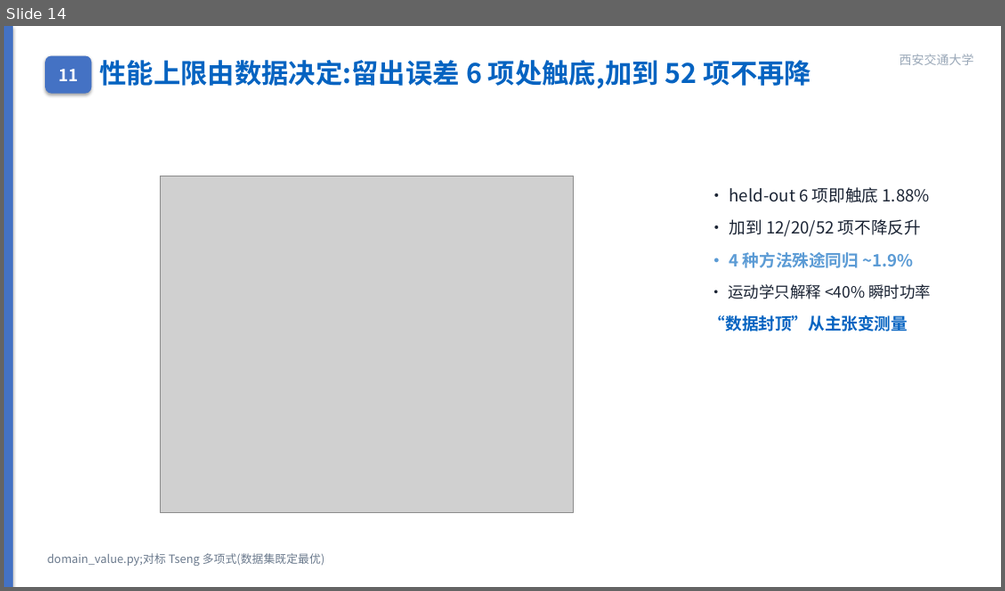
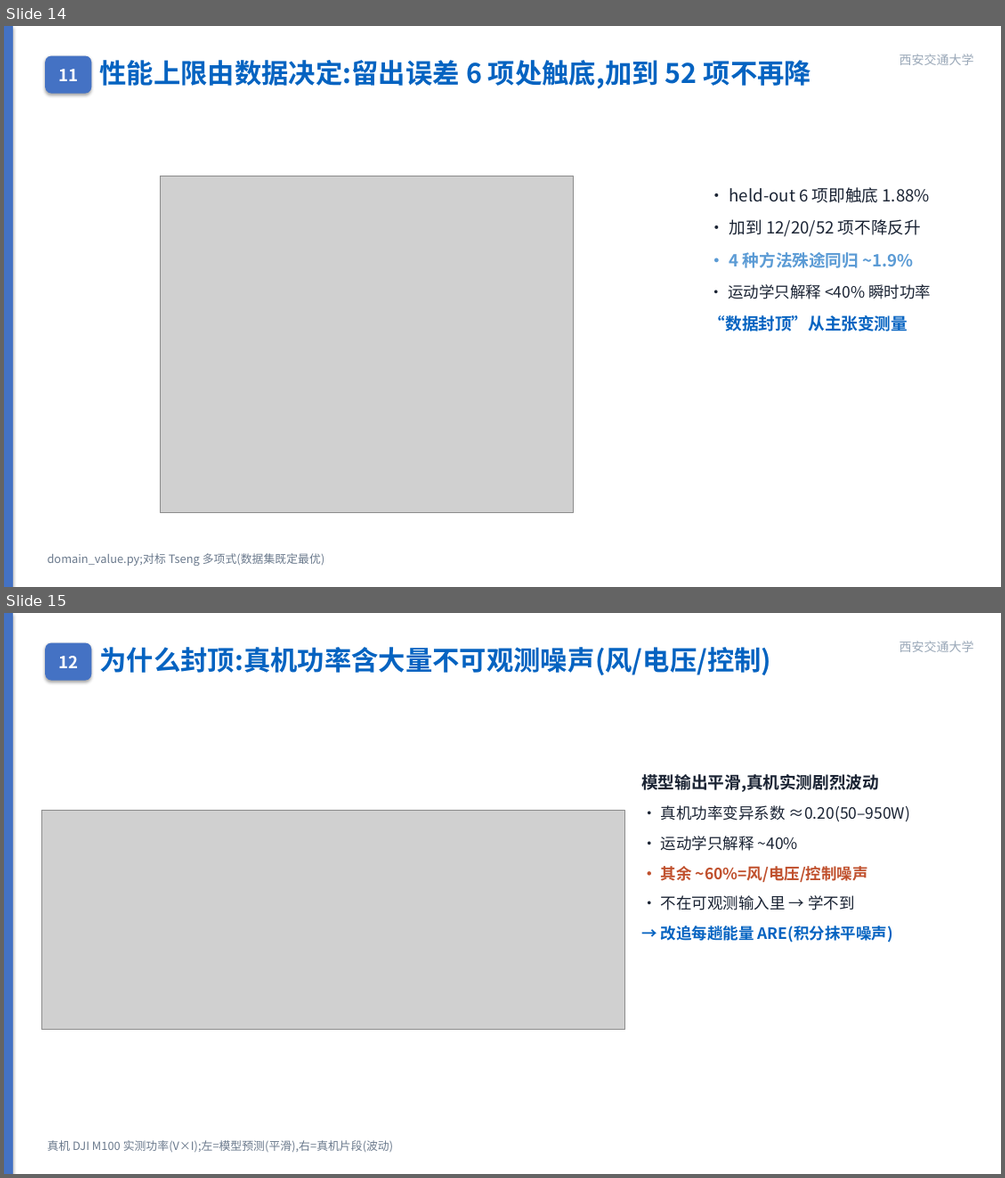
Before and after one commit to wbz0429/PathPlanningwithEnergy, a slide deck: autoresearch/energy_m100/experiments/midterm_defense.pptx. Shown one above the other, each under a label of ours: slide 14 before the commit, slides 14 and 15 after it. The pictures are 1005x591 and 1005x1178 pixels, drawn with LibreOffice and Linux fonts; fonts in the diff are those of the drawing; grey boxes stand for pictures. Boxes give left, top, right and bottom in pixels: in the first picture for what was removed or moved away, otherwise in the second. Text is boxed around its words. In the diff, an @@ line names an element or a change of style, - is before the commit and + after.

```diff
--- a/autoresearch/energy_m100/experiments/midterm_defense.pptx
+++ b/autoresearch/energy_m100/experiments/midterm_defense.pptx
@@ slide 15 added at (4, 613, 1001, 1174), background #FFFFFF @@
@@ rectangle added at (4, 613, 13, 1174), fill #4472C4 @@
@@ rounded rectangle added at (45, 643, 91, 681), fill #4472C4, 16 pt, text #FFFFFF, bold @@
+12
@@ text added at (99, 647, 771, 675), 26 pt, text #0563C1, bold @@
+为什么封顶:真机功率含大量不可观测噪声(风/电压/控制)
@@ text added at (899, 641, 974, 652), 12 pt, text #9AA8B8 @@
+西安交通大学
@@ text added at (641, 774, 911, 942), 15 pt, text #1A2333, bold @@
+模型输出平滑,真机实测剧烈波动
+· 真机功率变异系数 ≈0.20(50–950W)
+· 运动学只解释 ~40%
+· 其余 ~60%=风/电压/控制噪声
+· 不在可观测输入里 → 学不到
+→ 改追每趟能量 ARE(积分抹平噪声)
@@ picture added at (41, 810, 624, 1030) @@
@@ text added at (48, 1140, 393, 1152), 11 pt, text #6B7A8D @@
+真机 DJI M100 实测功率(V×I);左=模型预测(平滑),右=真机片段(波动)
```
Also in this commit, not shown: 6 slides changed, 6 other files.
